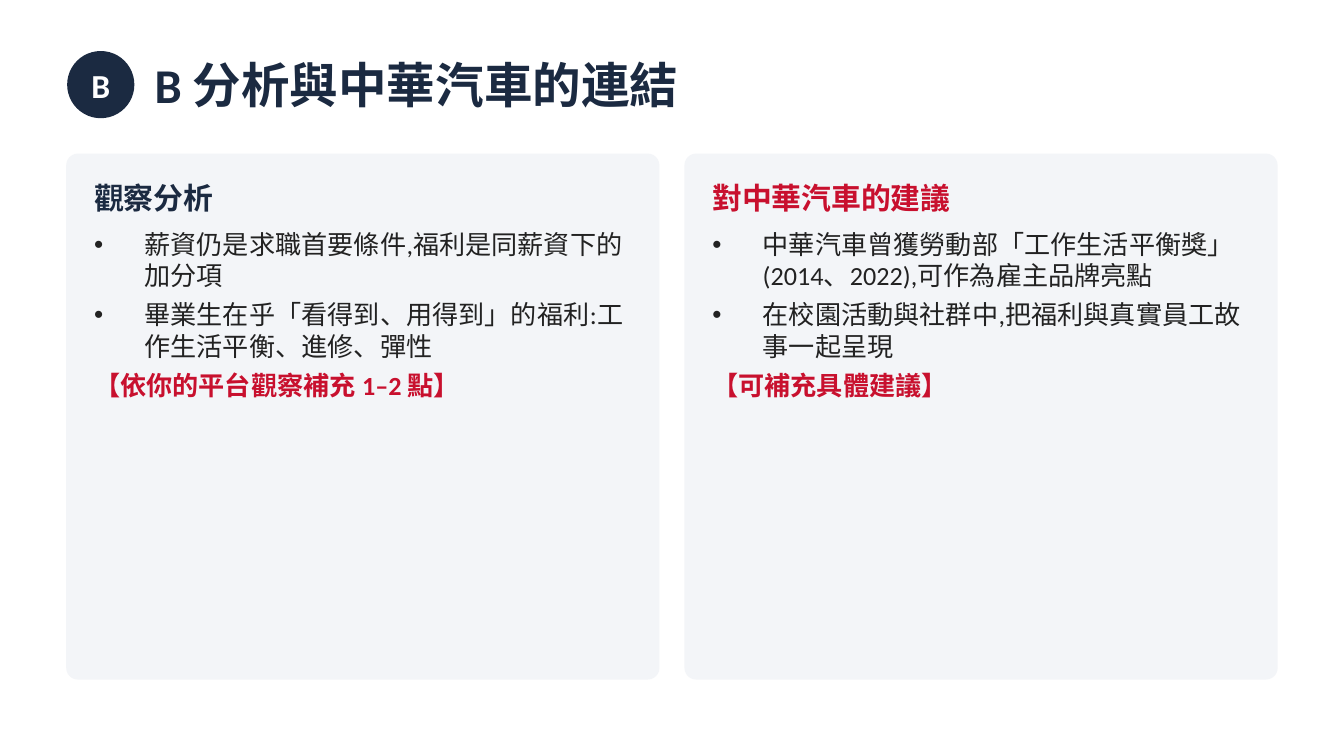
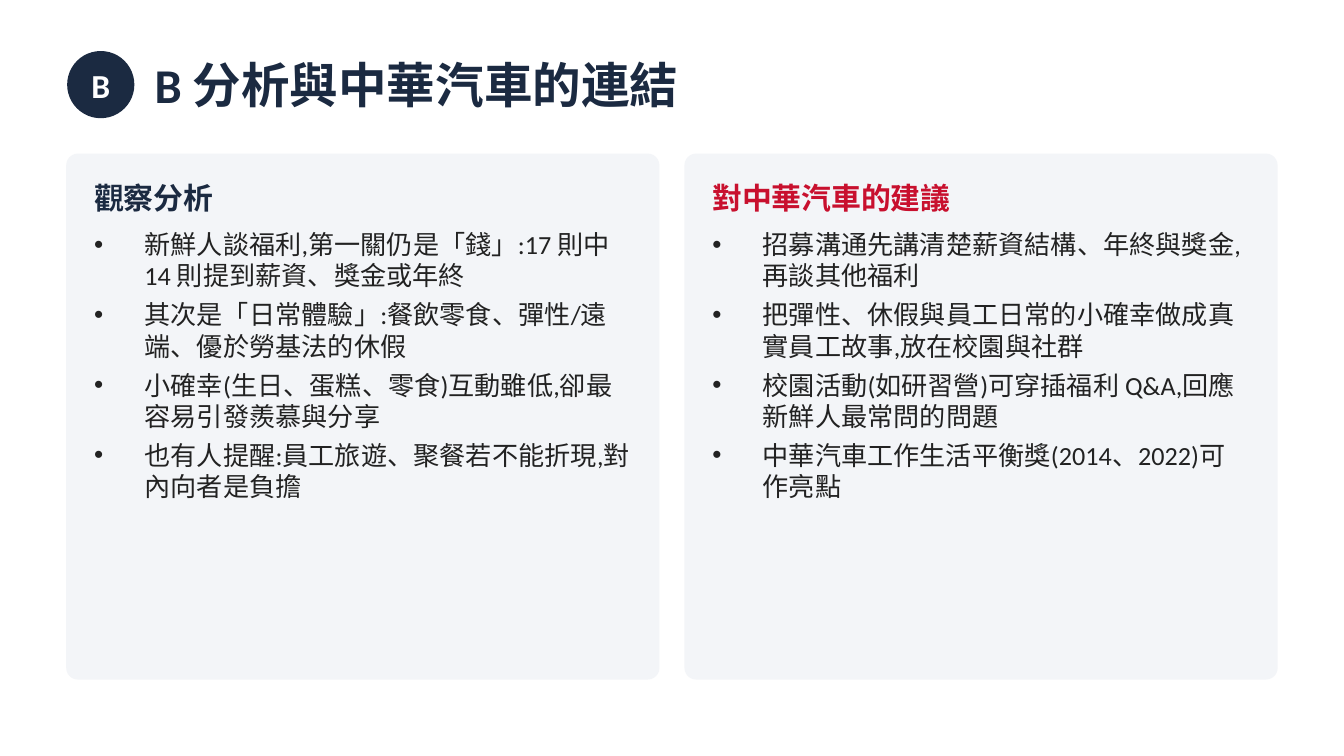
Before and after one commit to tobychien/project-hub, a slide deck: slide 9 of deliverables/CMC_10月_AB任務簡報.pptx. Drawn at 1344x756 pixels with LibreOffice and Linux fonts; fonts in the diff are those of the drawing. Boxes give left, top, right and bottom in pixels: in the first picture for what was removed or moved away, otherwise in the second. Text is boxed around its words. In the diff, an @@ line names an element or a change of style, - is before the commit and + after.

```diff
--- a/deliverables/CMC_10月_AB任務簡報.pptx
+++ b/deliverables/CMC_10月_AB任務簡報.pptx
@@ text at bbox=[144, 232, 629, 498]: text changed @@
-• 薪資仍是求職首要條件,福利是同薪資下的加分項
-• 畢業生在乎「看得到、用得到」的福利:工作生活平衡、進修、彈性
-【依你的平台觀察補充 1–2 點】
+• 新鮮人談福利,第一關仍是「錢」:17 則中 14 則提到薪資、獎金或年終
+• 其次是「日常體驗」:餐飲零食、彈性/遠端、優於勞基法的休假
+• 小確幸(生日、蛋糕、零食)互動雖低,卻最容易引發羨慕與分享
+• 也有人提醒:員工旅遊、聚餐若不能折現,對內向者是負擔
@@ text at bbox=[763, 232, 1241, 498]: text changed @@
-• 中華汽車曾獲勞動部「工作生活平衡獎」(2014、2022),可作為雇主品牌亮點
-• 在校園活動與社群中,把福利與真實員工故事一起呈現
-【可補充具體建議】
+• 招募溝通先講清楚薪資結構、年終與獎金,再談其他福利
+• 把彈性、休假與員工日常的小確幸做成真實員工故事,放在校園與社群
+• 校園活動(如研習營)可穿插福利 Q&A,回應新鮮人最常問的問題
+• 中華汽車工作生活平衡獎(2014、2022)可作亮點
```
Also in this commit, not shown: 3 other slides changed, 2 slides added, 2 slides removed.
